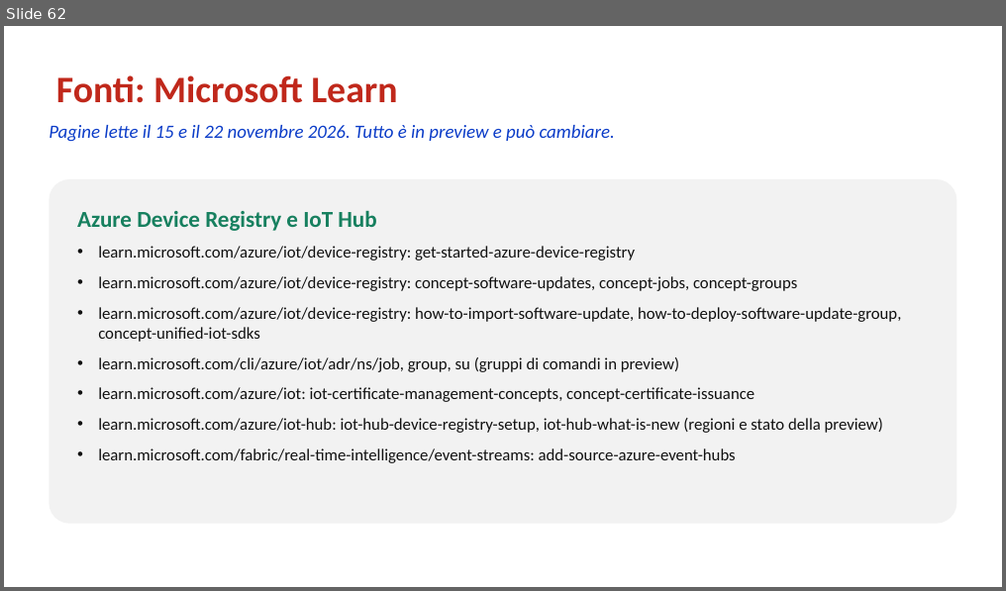
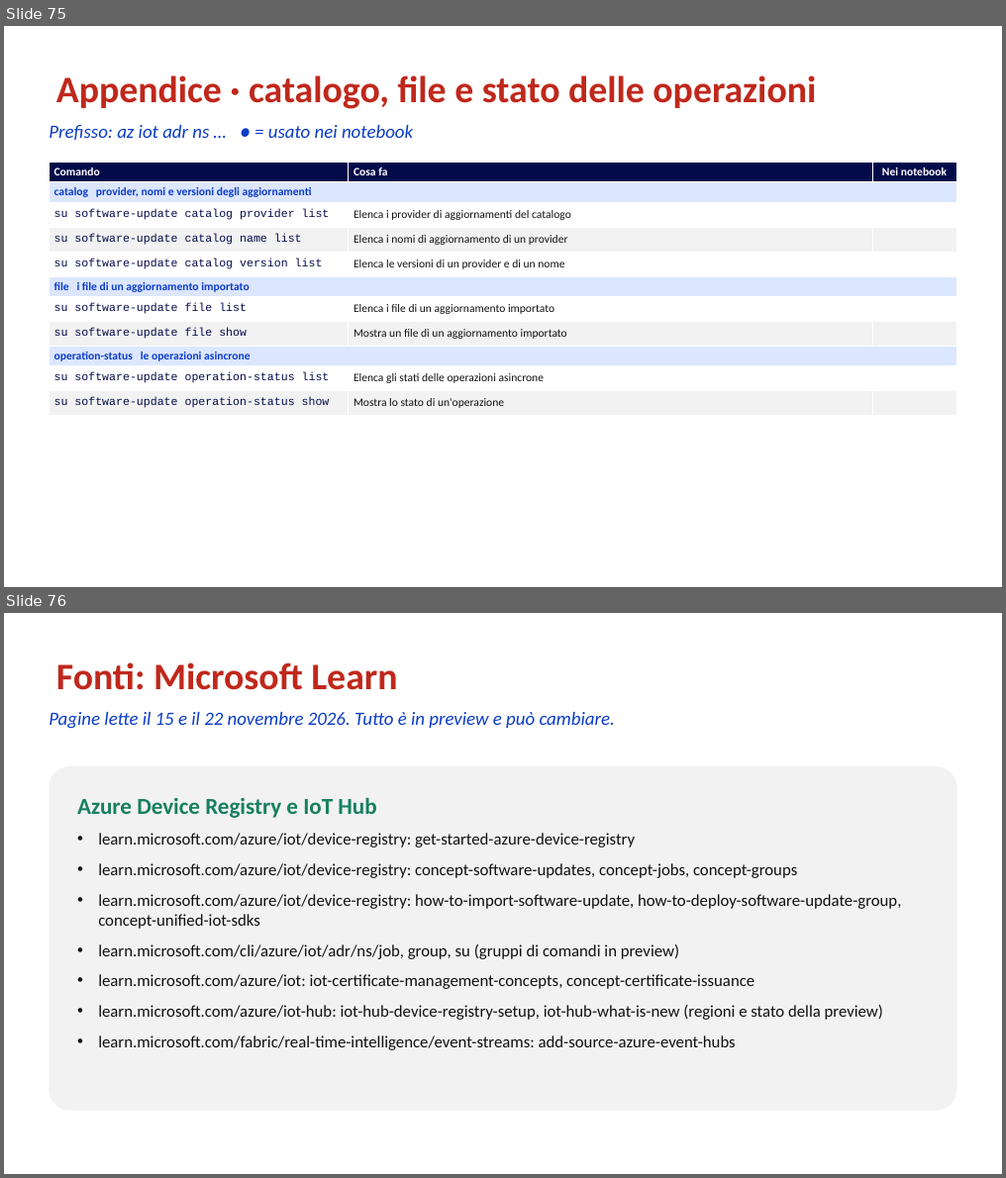
Before and after one commit to marcoparenzan/WPC2026, a slide deck: slides/IoT-Hub-ADR-Lezione.nuova.pptx. Shown one above the other, each under a label of ours: slide 62 before the commit, slides 75 and 76 after it. The pictures are 1006x591 and 1006x1178 pixels, drawn with LibreOffice and Linux fonts; fonts in the diff are those of the drawing. Boxes give left, top, right and bottom in pixels: in the first picture for what was removed or moved away, otherwise in the second. Text is boxed around its words. In the diff, an @@ line names an element or a change of style, - is before the commit and + after.

```diff
--- a/slides/IoT-Hub-ADR-Lezione.nuova.pptx
+++ b/slides/IoT-Hub-ADR-Lezione.nuova.pptx
@@ slide 75 added at (4, 26, 1002, 587), background #FFFFFF @@
@@ title added at (56, 76, 816, 109), 36 pt, text #C0281B, bold @@
+Appendice · catalogo, file e stato delle operazioni
@@ text added at (49, 125, 413, 141), 18 pt, text #0B3CC8, italic @@
+Prefisso: az iot adr ns … ● = usato nei notebook
@@ table added at (49, 163, 957, 412), 11 rows, 3 columns @@
+Comando | Cosa fa | Nei notebook
+catalog provider, nomi e versioni degli aggiornamenti |  | 
+su software-update catalog provider list | Elenca i provider di aggiornamenti del catalogo | 
+su software-update catalog name list | Elenca i nomi di aggiornamento di un provider | 
+su software-update catalog version list | Elenca le versioni di un provider e di un nome | 
+file i file di un aggiornamento importato |  | 
+su software-update file list | Elenca i file di un aggiornamento importato | 
+su software-update file show | Mostra un file di un aggiornamento importato | 
+operation-status le operazioni asincrone |  | 
+su software-update operation-status list | Elenca gli stati delle operazioni asincrone | 
+su software-update operation-status show | Mostra lo stato di un'operazione | 
@@ what was slide 62 is now slide 76 @@
```
Also in this commit, not shown: 1 slide changed, 13 other slides added, 34 other files.
